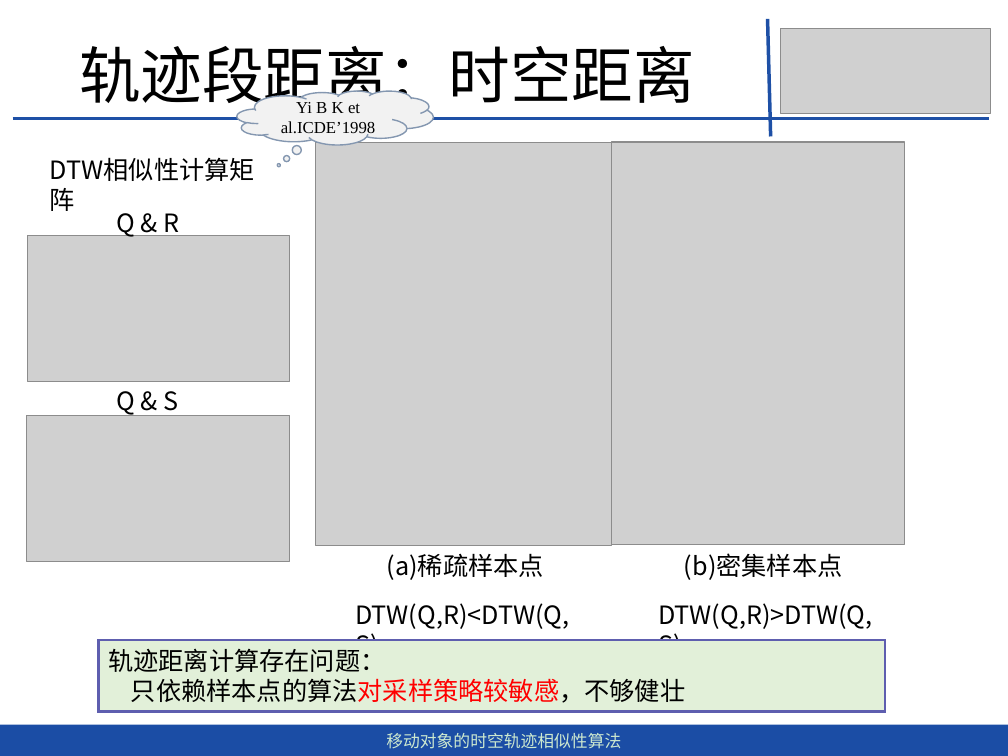
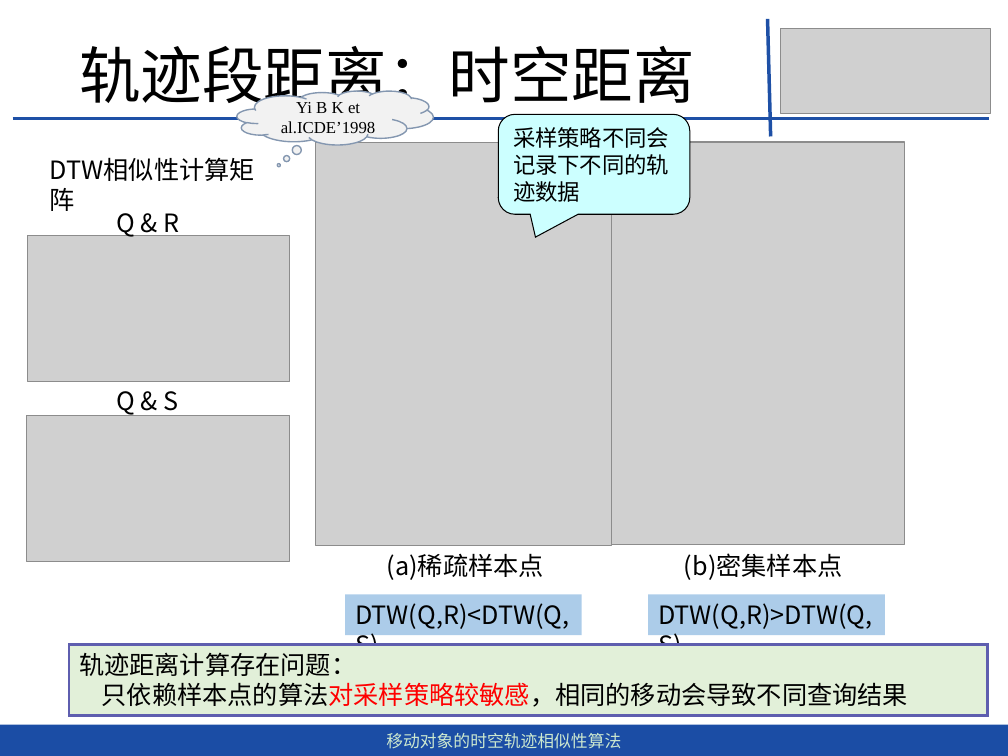
Before and after one commit to dingguangwei/biyelunwen, a slide deck: slide 20 of 移动对象的时空轨迹相似性查询算法-丁光伟-第2版.pptx. Drawn at 1008x756 pixels with LibreOffice and Linux fonts; fonts in the diff are those of the drawing; grey boxes stand for pictures. Boxes give left, top, right and bottom in pixels: in the first picture for what was removed or moved away, otherwise in the second. Text is boxed around its words. In the diff, an @@ line names an element or a change of style, - is before the commit and + after.

```diff
--- a/移动对象的时空轨迹相似性查询算法-丁光伟-第2版.pptx
+++ b/移动对象的时空轨迹相似性查询算法-丁光伟-第2版.pptx
@@ rounded speech box added at [498, 114, 689, 214], fill #CCFFFF, outline #000000 0.75 pt, 16 pt, text #000000 @@
+采样策略不同会记录下不同的轨迹数据
@@ rectangle "DTW(Q,R)<DTW(Q,S)": place and size @@
-rectangle "DTW(Q,R)<DTW(Q,S)" at [355, 603, 570, 661]
+rectangle "DTW(Q,R)<DTW(Q,S)" at [345, 595, 582, 635]
@@ rectangle "DTW(Q,R)<DTW(Q,S)" at [345, 595, 582, 635]: fill none to #5B9BD5 at 50% opacity @@
@@ rectangle "DTW(Q,R)>DTW(Q,S)": place and size @@
-rectangle "DTW(Q,R)>DTW(Q,S)" at [658, 603, 873, 641]
+rectangle "DTW(Q,R)>DTW(Q,S)" at [648, 595, 885, 635]
@@ rectangle "DTW(Q,R)>DTW(Q,S)" at [648, 595, 885, 635]: fill none to #5B9BD5 at 50% opacity @@
@@ rectangle "轨迹距离计算存在问题：": place and size @@
-rectangle "轨迹距离计算存在问题：" at [99, 640, 885, 712]
+rectangle "轨迹距离计算存在问题：" at [70, 644, 988, 716]
@@ text in rectangle at [102, 682, 908, 707]: text changed @@
-只依赖样本点的算法对采样策略较敏感，不够健壮
+只依赖样本点的算法对采样策略较敏感，相同的移动会导致不同查询结果
```
Also in this commit, not shown: 7 other slides changed, 1 slide added, 3 other files.
